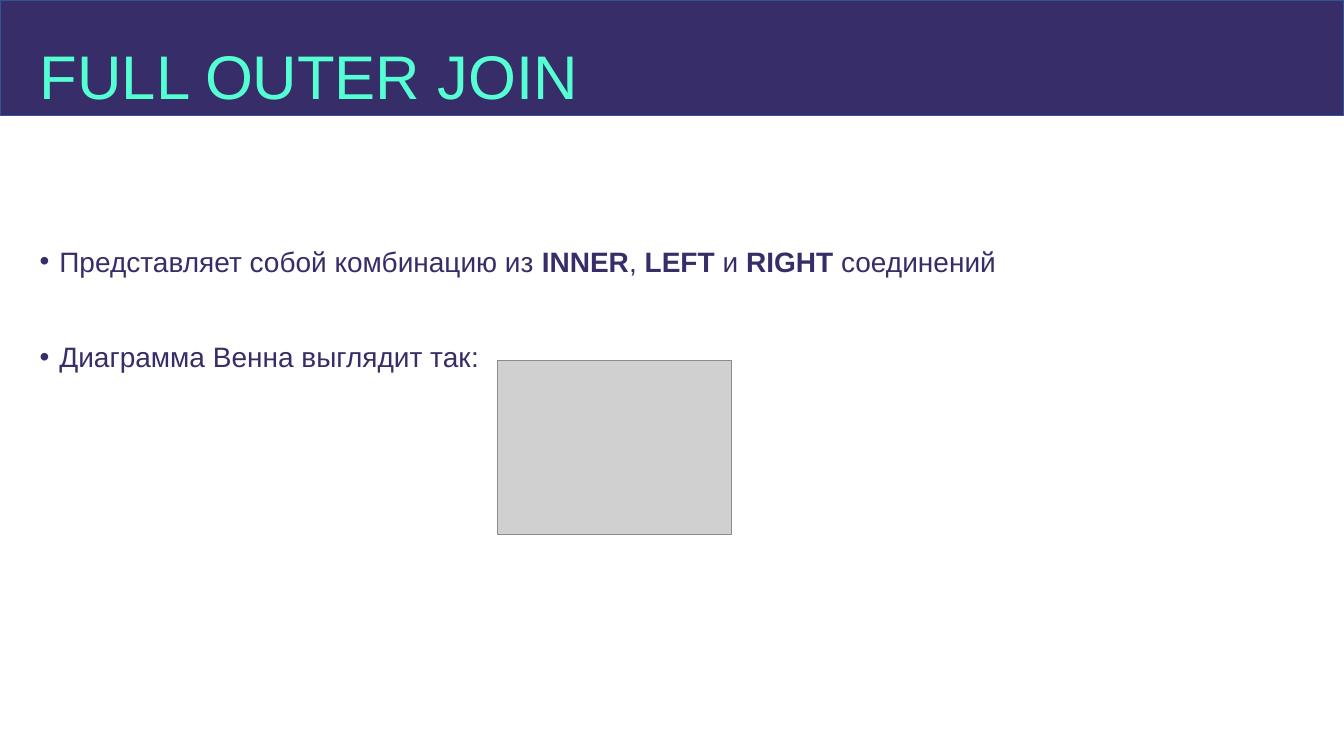
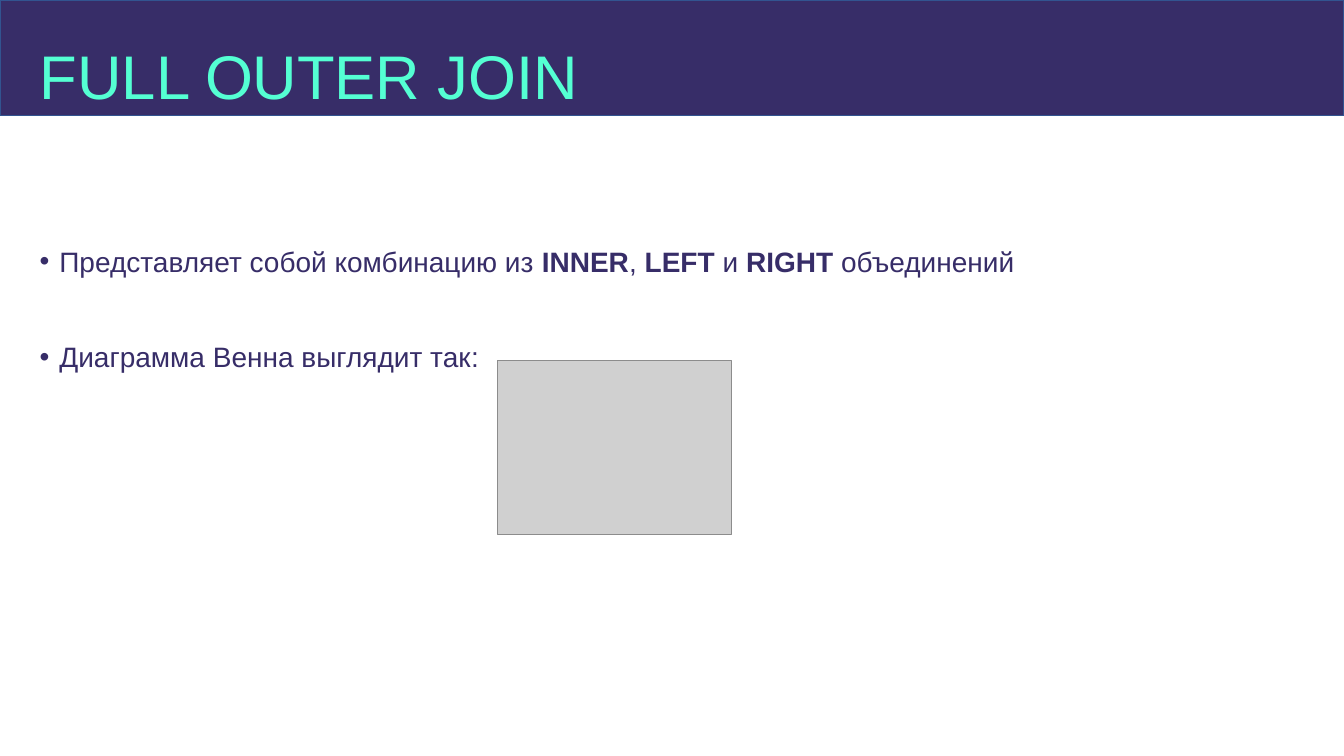
Before and after one commit to dmitriykuptsov/SQL, a slide deck: slide 41 of sql new.pptx. Drawn at 1344x756 pixels with LibreOffice and Linux fonts; fonts in the diff are those of the drawing; grey boxes stand for pictures; background and template pictures are left out. Boxes give left, top, right and bottom in pixels: in the first picture for what was removed or moved away, otherwise in the second. Text is boxed around its words. In the diff, an @@ line names an element or a change of style, - is before the commit and + after.

Commit message:
Updated presentation

```diff
--- a/sql new.pptx
+++ b/sql new.pptx
@@ text at [59, 251, 1014, 277]: text changed @@
-• Представляет собой комбинацию из INNER, LEFT и RIGHT соединений
+• Представляет собой комбинацию из INNER, LEFT и RIGHT объединений
```
